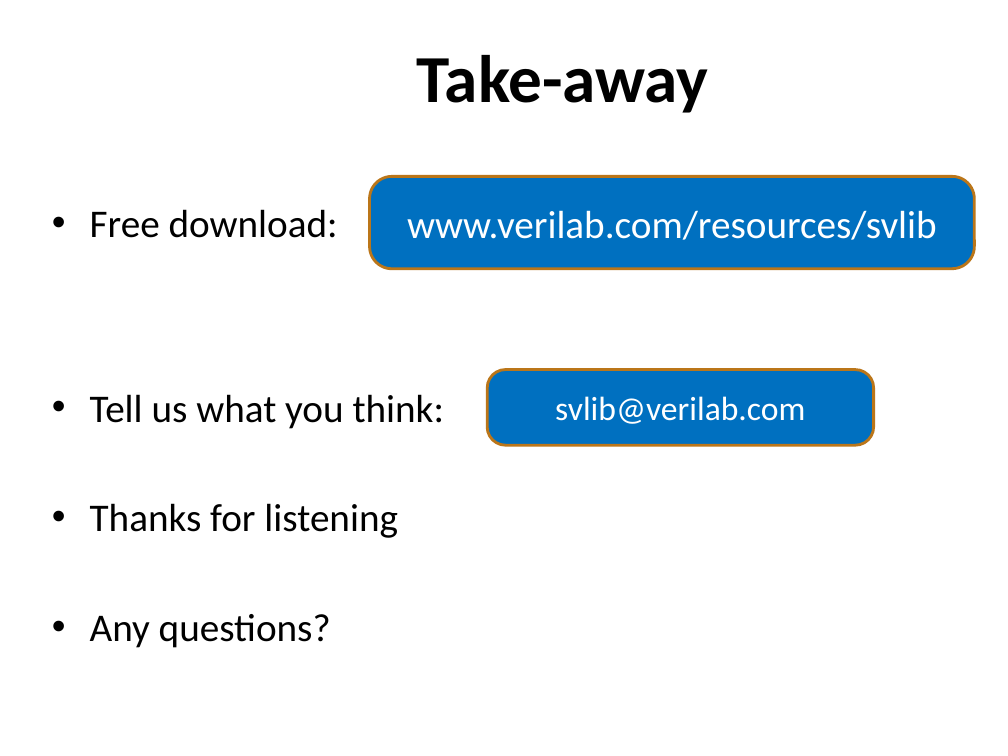
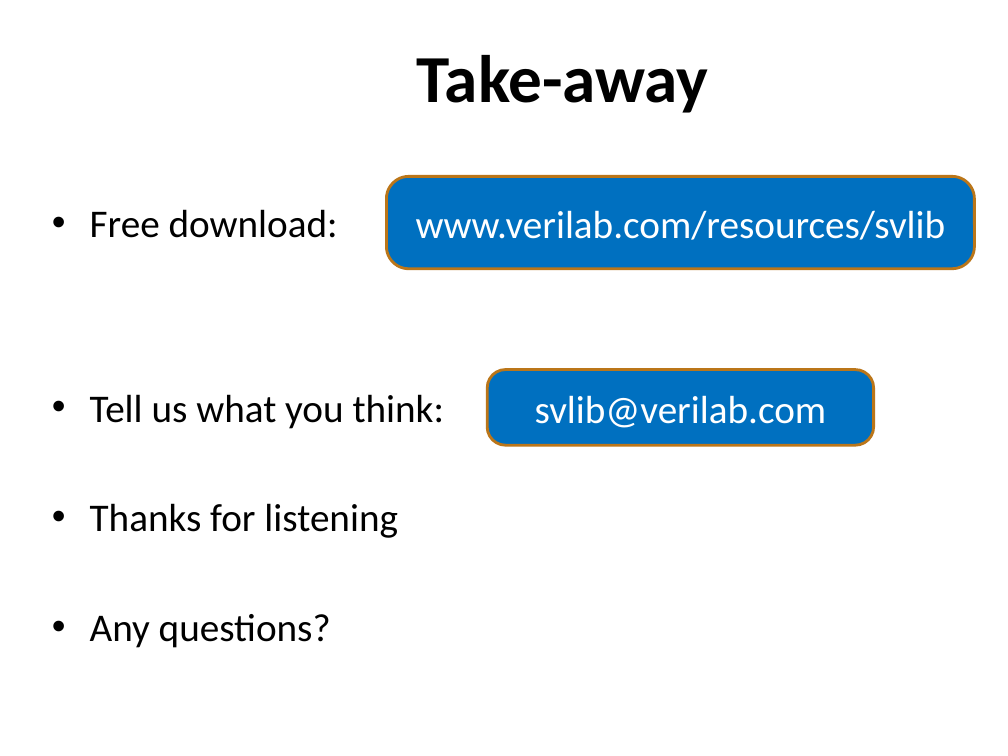
Before and after one commit to xiaoweish/svlib, a slide deck: slide 18 of svlib/doc/163-aq602-latest-draft.pptm (slide 17 before the commit). Drawn at 1008x756 pixels with LibreOffice and Linux fonts; fonts in the diff are those of the drawing; background and template pictures are left out. Boxes give left, top, right and bottom in pixels: in the first picture for what was removed or moved away, otherwise in the second. Text is boxed around its words. In the diff, an @@ line names an element or a change of style, - is before the commit and + after.

```diff
--- a/svlib/doc/163-aq602-latest-draft.pptm
+++ b/svlib/doc/163-aq602-latest-draft.pptm
@@ rounded rectangle "www.verilab.com/resources/svlib": place and size @@
-rounded rectangle "www.verilab.com/resources/svlib" at <box>370,176,975,269</box>
+rounded rectangle "www.verilab.com/resources/svlib" at <box>386,176,974,269</box>
@@ rounded rectangle "svlib@verilab.com" at <box>487,370,873,446</box>: size 24 to 28 pt @@
```
Also in this commit, not shown: 3 other slides changed, 1 slide added.
